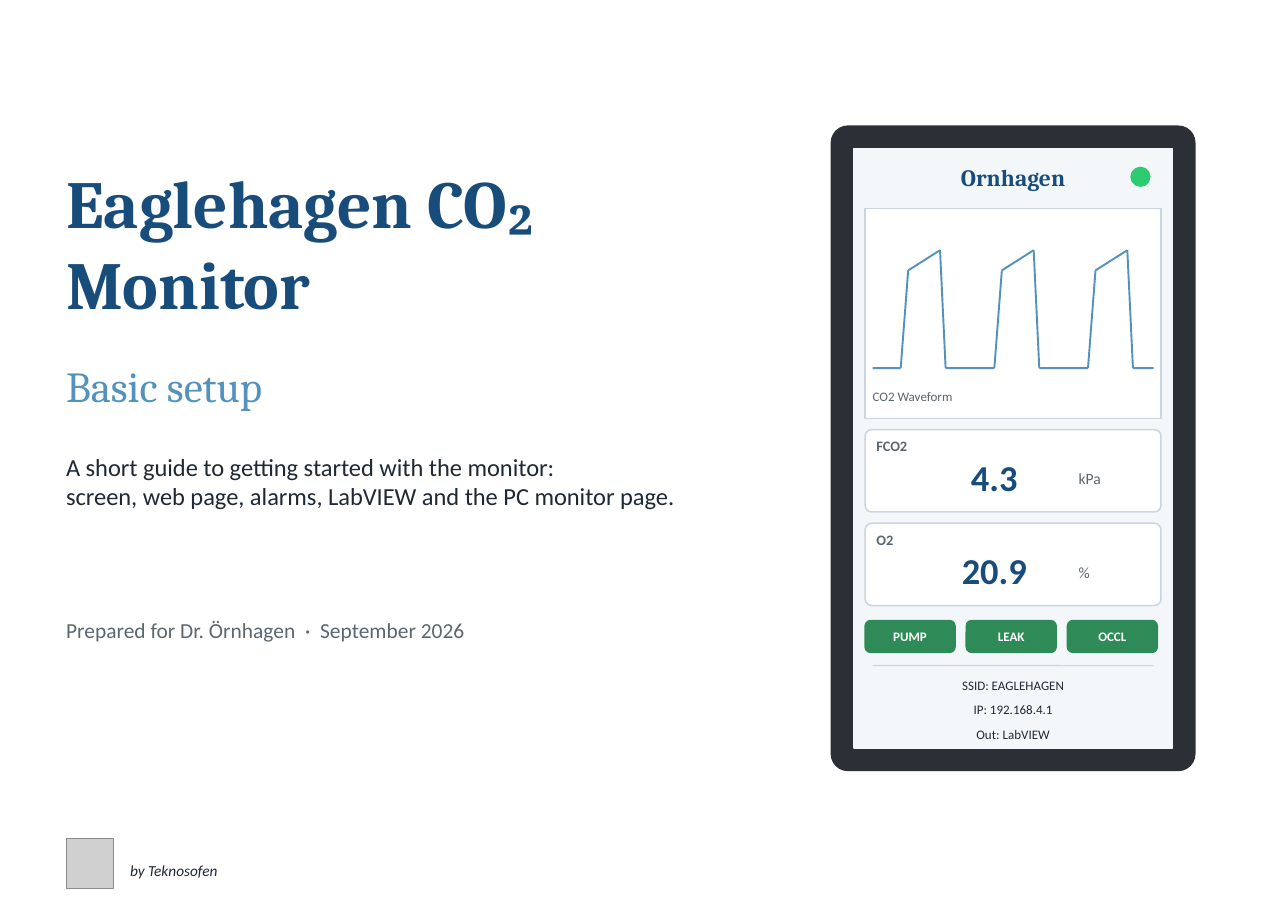
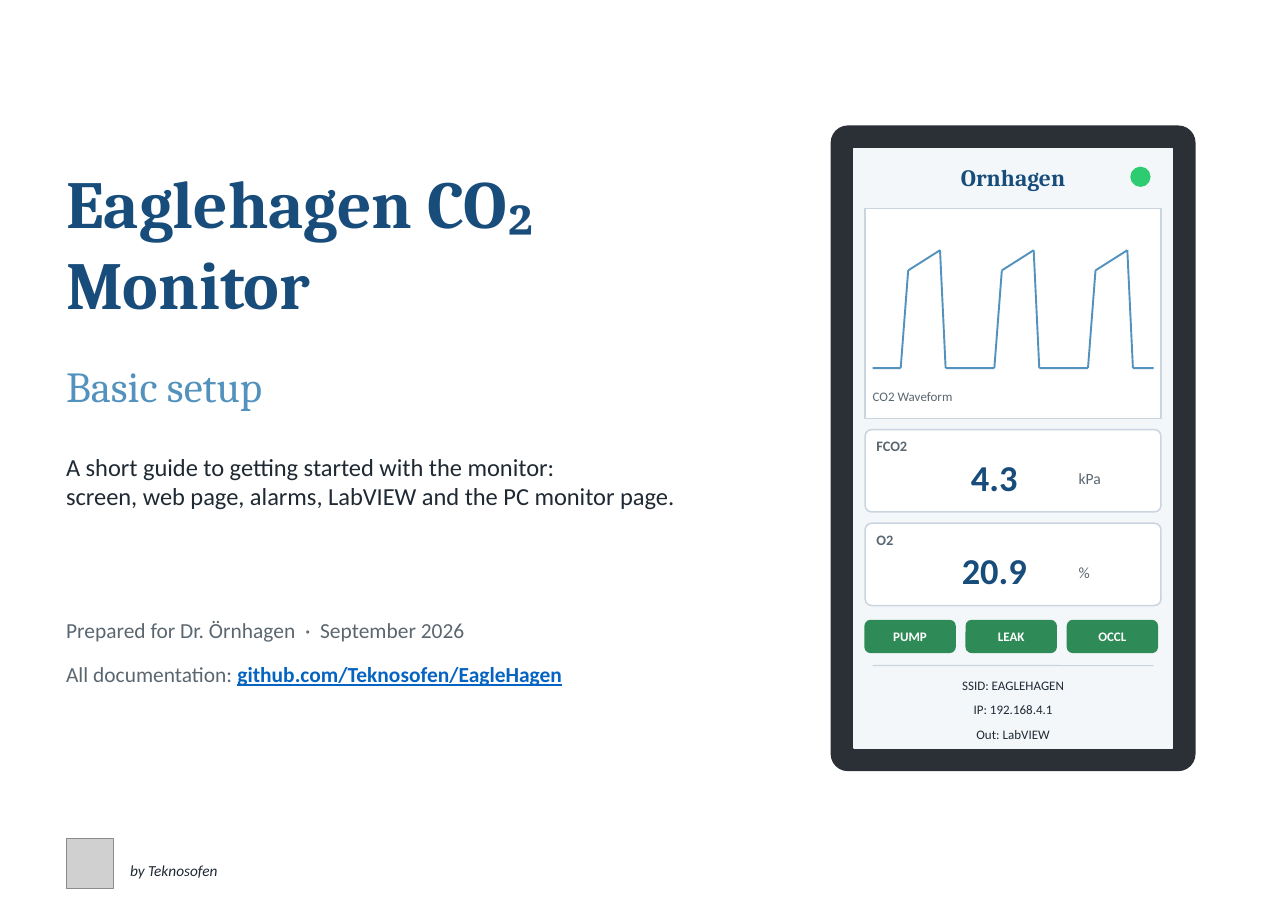
Before and after one commit to Teknosofen/EagleHagen, a slide deck: slide 1 of documentation/Eaglehagen_Basic_Setup.pptx. Drawn at 1288x911 pixels with LibreOffice and Linux fonts; fonts in the diff are those of the drawing; grey boxes stand for pictures. Boxes give left, top, right and bottom in pixels: in the first picture for what was removed or moved away, otherwise in the second. Text is boxed around its words. In the diff, an @@ line names an element or a change of style, - is before the commit and + after.

```diff
--- a/documentation/Eaglehagen_Basic_Setup.pptx
+++ b/documentation/Eaglehagen_Basic_Setup.pptx
@@ text added at (66, 667, 562, 686), 14 pt, text #0563C1, bold, underline @@
+All documentation: github.com/Teknosofen/EagleHagen
```
Also in this commit, not shown: 1 other slide changed, 3 other files.
